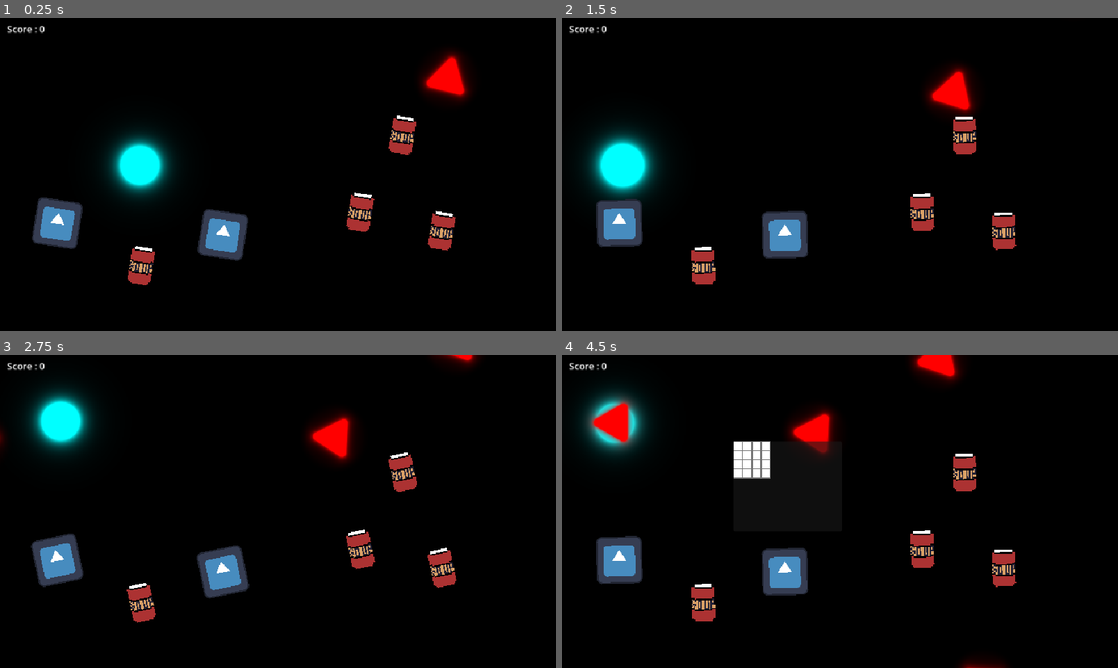
Above: before the commit, frames 1-4 (two rows, left to right).
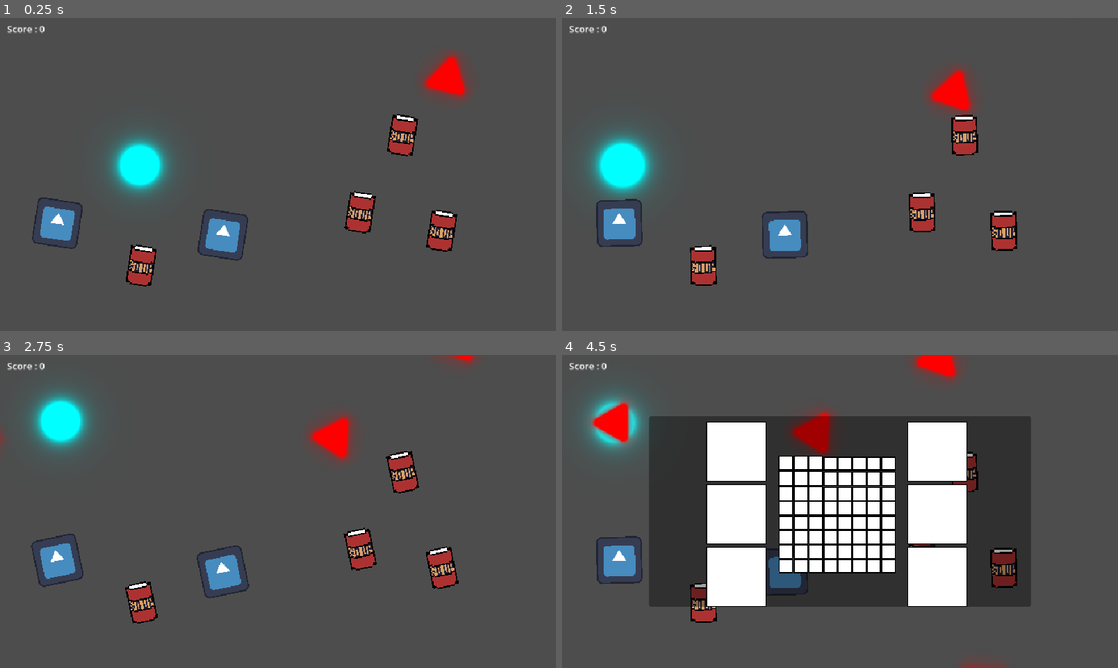
Above: after the commit, the same moments.

Repository: loco-choco/quantux-ui-experiment
Game: Godot game, scene res://main.tscn
Same seed, same stepped clock (60 frames per second), same inputs: the game is played once before the commit and once after it. The engine's default icon, where the game draws it, is replaced by a stand-in: a white triangle on a blue panel in a dark square.
Inputs (mouse positions are in pixels of both pictures, inside the frame that each line leads up to):
- Up to frame 1 (0.25 s): no input
- Up to frame 2 (1.5 s): move the mouse to (962, 158) at 0.52 s; hold Left (player_move_x_neg) 0.53-1.28 s; click (962, 158) at 0.67 s; move the mouse to (728, 190) at 1.27 s; tap Right (player_move_x_pos) at 1.35 s; click (728, 190) at 1.42 s
- Up to frame 3 (2.75 s): move the mouse to (333, 442) at 2.02 s; hold Up (player_move_y_neg) from 2.03 s (still down); click (333, 442) at 2.17 s
- Up to frame 4 (4.5 s): move the mouse to (812, 574) at 2.77 s; release Up (player_move_y_neg) at 2.78 s; tap Down (player_move_y_pos) at 2.85 s; click (812, 574) at 2.92 s; move the mouse to (1006, 558) at 3.52 s; tap E (shoot) at 3.6 s; click (1006, 558) at 3.67 s; tap Space (hud_toggle_inventory) at 4.15 s; move the mouse to (789, 486) at 4.27 s; tap Left (player_move_x_neg) at 4.35 s; click (789, 486) at 4.42 s

The runs differ from the first frame. In frame 1, 94% of the frame differs, in the area x 0-100%, y 0-100%; in frame 2, 94%; in frame 3, 94%; in frame 4, 94%.

Commit message:
made inventory ui scale with screen

Diff:
--- a/inventories/grid/inventory.gd
+++ b/inventories/grid/inventory.gd
@@ -1,7 +1,7 @@
 extends PanelContainer
 
 @export var inventory_item_scene: PackedScene
-@onready var item_grid: GridContainer = $Bag
+@onready var item_grid: GridContainer = $MarginContainer/AspectRatioContainer/PanelContainer/MarginContainer/HBoxContainer/AspectRatioContainer/Bag
 
 func add_item(item_data: ItemData) -> bool:
 	var inventory_item = inventory_item_scene.instantiate()
--- a/inventories/grid/inventory.tscn
+++ b/inventories/grid/inventory.tscn
@@ -1,29 +1,115 @@
-[gd_scene load_steps=5 format=3 uid="uid://btu4ox8a5nhsk"]
+[gd_scene load_steps=9 format=3 uid="uid://btu4ox8a5nhsk"]
 
 [ext_resource type="Script" uid="uid://bao2oqno4ybbf" path="res://inventories/grid/inventory.gd" id="1_w7uli"]
 [ext_resource type="PackedScene" uid="uid://cjwu7tuaqcjgl" path="res://inventories/grid/inventory_slot.tscn" id="3_imxn7"]
 [ext_resource type="PackedScene" uid="uid://bondeddh1fui1" path="res://items/inventory_item.tscn" id="5_2obg0"]
 [ext_resource type="Script" uid="uid://bbu1oyu4naqin" path="res://inventories/grid/item_grid.gd" id="6_2obg0"]
 
+[sub_resource type="StyleBoxEmpty" id="StyleBoxEmpty_xsu7x"]
+
+[sub_resource type="StyleBoxFlat" id="StyleBoxFlat_xsu7x"]
+bg_color = Color(0, 0, 0, 0.36862746)
+corner_radius_top_left = 5
+corner_radius_top_right = 5
+corner_radius_bottom_right = 5
+corner_radius_bottom_left = 5
+
+[sub_resource type="StyleBoxEmpty" id="StyleBoxEmpty_07exs"]
+
+[sub_resource type="StyleBoxEmpty" id="StyleBoxEmpty_y5r71"]
+
 [node name="Inventory" type="PanelContainer"]
-anchors_preset = 8
-anchor_left = 0.5
-anchor_top = 0.5
-anchor_right = 0.5
-anchor_bottom = 0.5
-offset_left = -184.375
-offset_top = -120.625
-offset_right = 184.375
-offset_bottom = 120.625
+anchors_preset = 15
+anchor_right = 1.0
+anchor_bottom = 1.0
 grow_horizontal = 2
 grow_vertical = 2
+theme_override_styles/panel = SubResource("StyleBoxEmpty_xsu7x")
 script = ExtResource("1_w7uli")
 inventory_item_scene = ExtResource("5_2obg0")
 
-[node name="Bag" type="GridContainer" parent="."]
+[node name="MarginContainer" type="MarginContainer" parent="."]
+layout_mode = 2
+theme_override_constants/margin_left = 150
+theme_override_constants/margin_top = 0
+theme_override_constants/margin_right = 150
+theme_override_constants/margin_bottom = 0
+
+[node name="AspectRatioContainer" type="AspectRatioContainer" parent="MarginContainer"]
+layout_mode = 2
+ratio = 2.0
+
+[node name="PanelContainer" type="PanelContainer" parent="MarginContainer/AspectRatioContainer"]
+layout_mode = 2
+theme_override_styles/panel = SubResource("StyleBoxFlat_xsu7x")
+
+[node name="MarginContainer" type="MarginContainer" parent="MarginContainer/AspectRatioContainer/PanelContainer"]
+layout_mode = 2
+theme_override_constants/margin_top = 10
+theme_override_constants/margin_right = 10
+
+[node name="HBoxContainer" type="HBoxContainer" parent="MarginContainer/AspectRatioContainer/PanelContainer/MarginContainer"]
+layout_mode = 2
+theme_override_constants/separation = 0
+alignment = 1
+
+[node name="QuickInventory" type="VBoxContainer" parent="MarginContainer/AspectRatioContainer/PanelContainer/MarginContainer/HBoxContainer"]
+layout_mode = 2
+size_flags_horizontal = 3
+alignment = 2
+
+[node name="InventorySlot2" parent="MarginContainer/AspectRatioContainer/PanelContainer/MarginContainer/HBoxContainer/QuickInventory" instance=ExtResource("3_imxn7")]
+layout_mode = 2
+alignment_horizontal = 2
+
+[node name="InventorySlot3" parent="MarginContainer/AspectRatioContainer/PanelContainer/MarginContainer/HBoxContainer/QuickInventory" instance=ExtResource("3_imxn7")]
+layout_mode = 2
+alignment_horizontal = 2
+
+[node name="InventorySlot" parent="MarginContainer/AspectRatioContainer/PanelContainer/MarginContainer/HBoxContainer/QuickInventory" instance=ExtResource("3_imxn7")]
+layout_mode = 2
+alignment_horizontal = 2
+
+[node name="VSeparator" type="VSeparator" parent="MarginContainer/AspectRatioContainer/PanelContainer/MarginContainer/HBoxContainer"]
+layout_mode = 2
+theme_override_constants/separation = 20
+theme_override_styles/separator = SubResource("StyleBoxEmpty_07exs")
+
+[node name="AspectRatioContainer" type="AspectRatioContainer" parent="MarginContainer/AspectRatioContainer/PanelContainer/MarginContainer/HBoxContainer"]
+layout_mode = 2
+size_flags_horizontal = 3
+
+[node name="ReferenceRect" type="ReferenceRect" parent="MarginContainer/AspectRatioContainer/PanelContainer/MarginContainer/HBoxContainer/AspectRatioContainer"]
+layout_mode = 2
+border_color = Color(0.77359074, 0.43807957, 0.12801072, 1)
+border_width = 8.0
+
+[node name="Bag" type="GridContainer" parent="MarginContainer/AspectRatioContainer/PanelContainer/MarginContainer/HBoxContainer/AspectRatioContainer"]
 layout_mode = 2
 theme_override_constants/h_separation = 0
 theme_override_constants/v_separation = 0
+columns = 8
 script = ExtResource("6_2obg0")
 inventory_slot_scene = ExtResource("3_imxn7")
-dimensions = Vector2i(4, 4)
+dimensions = Vector2i(8, 8)
+
+[node name="VSeparator2" type="VSeparator" parent="MarginContainer/AspectRatioContainer/PanelContainer/MarginContainer/HBoxContainer"]
+layout_mode = 2
+theme_override_constants/separation = 20
+theme_override_styles/separator = SubResource("StyleBoxEmpty_y5r71")
+
+[node name="Equipment" type="VBoxContainer" parent="MarginContainer/AspectRatioContainer/PanelContainer/MarginContainer/HBoxContainer"]
+layout_mode = 2
+size_flags_horizontal = 3
+
+[node name="InventorySlot" parent="MarginContainer/AspectRatioContainer/PanelContainer/MarginContainer/HBoxContainer/Equipment" instance=ExtResource("3_imxn7")]
+layout_mode = 2
+alignment_horizontal = 0
+
+[node name="InventorySlot2" parent="MarginContainer/AspectRatioContainer/PanelContainer/MarginContainer/HBoxContainer/Equipment" instance=ExtResource("3_imxn7")]
+layout_mode = 2
+alignment_horizontal = 0
+
+[node name="InventorySlot3" parent="MarginContainer/AspectRatioContainer/PanelContainer/MarginContainer/HBoxContainer/Equipment" instance=ExtResource("3_imxn7")]
+layout_mode = 2
+alignment_horizontal = 0
--- a/inventories/grid/inventory_slot.tscn
+++ b/inventories/grid/inventory_slot.tscn
@@ -1,24 +1,26 @@
-[gd_scene format=3 uid="uid://cjwu7tuaqcjgl"]
+[gd_scene load_steps=2 format=3 uid="uid://cjwu7tuaqcjgl"]
 
-[node name="InventorySlot" type="ColorRect"]
-custom_minimum_size = Vector2(16, 16)
-offset_right = 16.0
-offset_bottom = 16.0
+[sub_resource type="StyleBoxFlat" id="StyleBoxFlat_2l6od"]
+bg_color = Color(0, 0, 0, 1)
+
+[node name="InventorySlot" type="AspectRatioContainer"]
+offset_right = 18.0
+offset_bottom = 18.0
+size_flags_horizontal = 3
+size_flags_vertical = 3
 mouse_filter = 2
-color = Color(0.45840502, 0.45840508, 0.45840502, 1)
 
-[node name="ColorRect" type="ColorRect" parent="."]
-custom_minimum_size = Vector2(14, 14)
-layout_mode = 1
-anchors_preset = 8
-anchor_left = 0.5
-anchor_top = 0.5
-anchor_right = 0.5
-anchor_bottom = 0.5
-offset_left = -7.0
-offset_top = -7.0
-offset_right = 7.0
-offset_bottom = 7.0
-grow_horizontal = 2
-grow_vertical = 2
+[node name="PanelContainer" type="PanelContainer" parent="."]
+layout_mode = 2
+theme_override_styles/panel = SubResource("StyleBoxFlat_2l6od")
+
+[node name="MarginContainer" type="MarginContainer" parent="PanelContainer"]
+layout_mode = 2
+theme_override_constants/margin_left = 2
+theme_override_constants/margin_top = 2
+theme_override_constants/margin_right = 2
+theme_override_constants/margin_bottom = 2
+
+[node name="ColorRect" type="ColorRect" parent="PanelContainer/MarginContainer"]
+layout_mode = 2
 mouse_filter = 2
--- a/main.tscn
+++ b/main.tscn
@@ -15,6 +15,7 @@
 metadata/_edit_horizontal_guides_ = [586.0, -107.0]
 
 [node name="ColorRect" type="ColorRect" parent="."]
+visible = false
 offset_right = 974.0
 offset_bottom = 556.0
 color = Color(0, 0, 0, 1)
@@ -32,8 +33,6 @@
 script = ExtResource("3_1bvp3")
 
 [node name="Inventory" parent="HUD" instance=ExtResource("4_lquwl")]
-offset_right = 3.125
-offset_bottom = 34.875
 
 [node name="Soup" parent="." instance=ExtResource("5_lquwl")]
 position = Vector2(244, 426)
